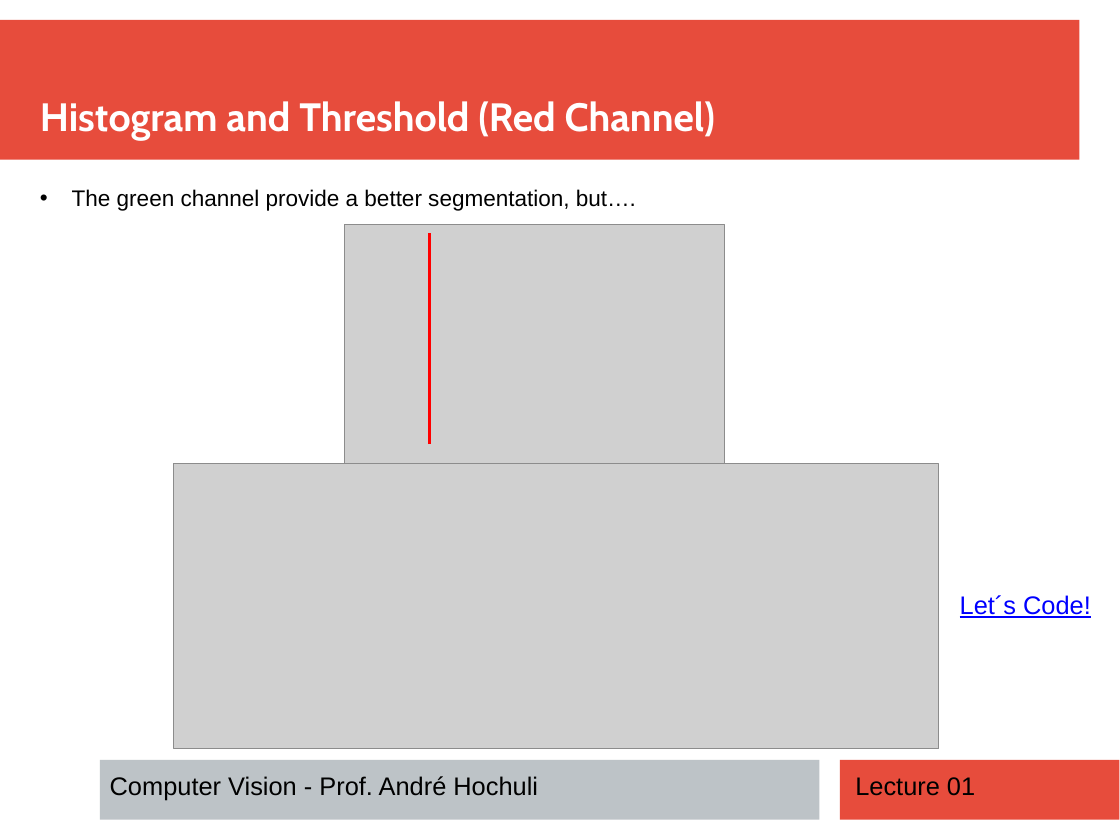
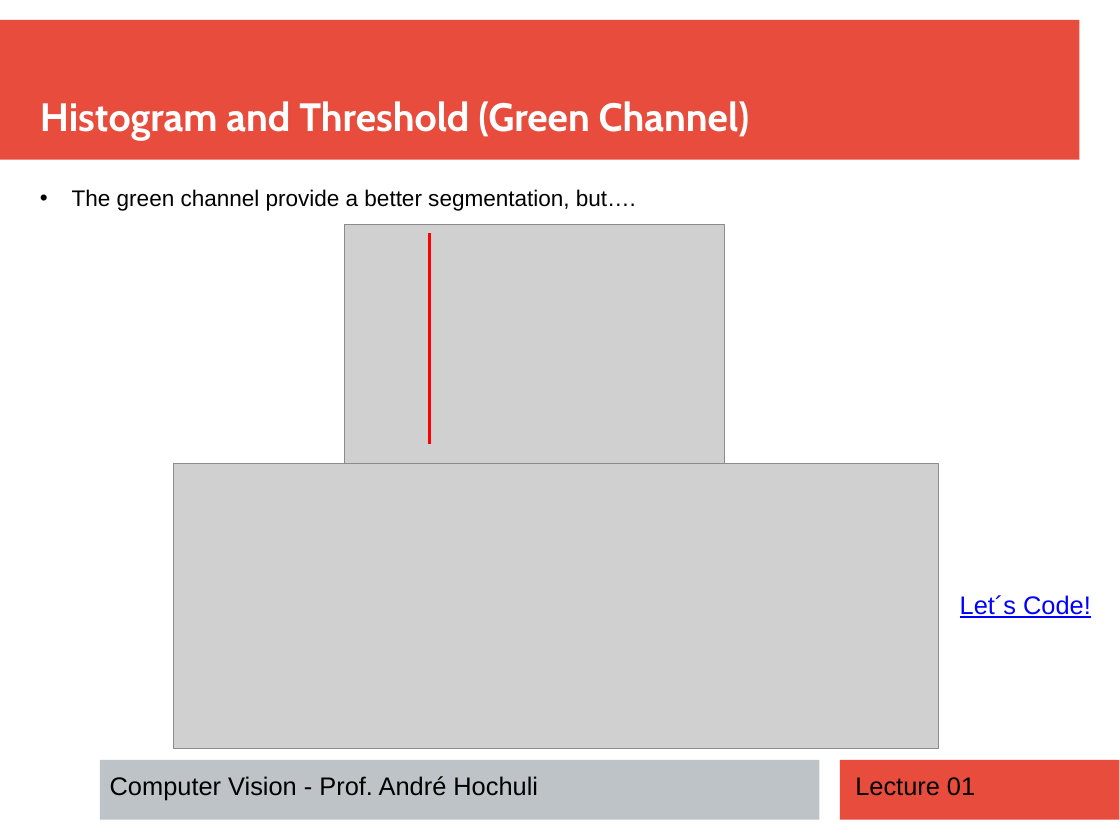
Before and after one commit to andrehochuli/teaching, a slide deck: slide 7 of ComputerVision/Lecture 01 - Computer Vision and Image Processing/Lecture 01 - Pratice 01 - Solution.pptx. Drawn at 1120x840 pixels with LibreOffice and Linux fonts; fonts in the diff are those of the drawing; grey boxes stand for pictures. Boxes give left, top, right and bottom in pixels: in the first picture for what was removed or moved away, otherwise in the second. Text is boxed around its words. In the diff, an @@ line names an element or a change of style, - is before the commit and + after.

Commit message:
Updating PPT

```diff
--- a/ComputerVision/Lecture 01 - Computer Vision and Image Processing/Lecture 01 - Pratice 01 - Solution.pptx
+++ b/ComputerVision/Lecture 01 - Computer Vision and Image Processing/Lecture 01 - Pratice 01 - Solution.pptx
@@ text at bbox=[40, 101, 750, 141]: text changed @@
-Histogram and Threshold (Red Channel)
+Histogram and Threshold (Green Channel)
```
Also in this commit, not shown: 3 other slides changed.
